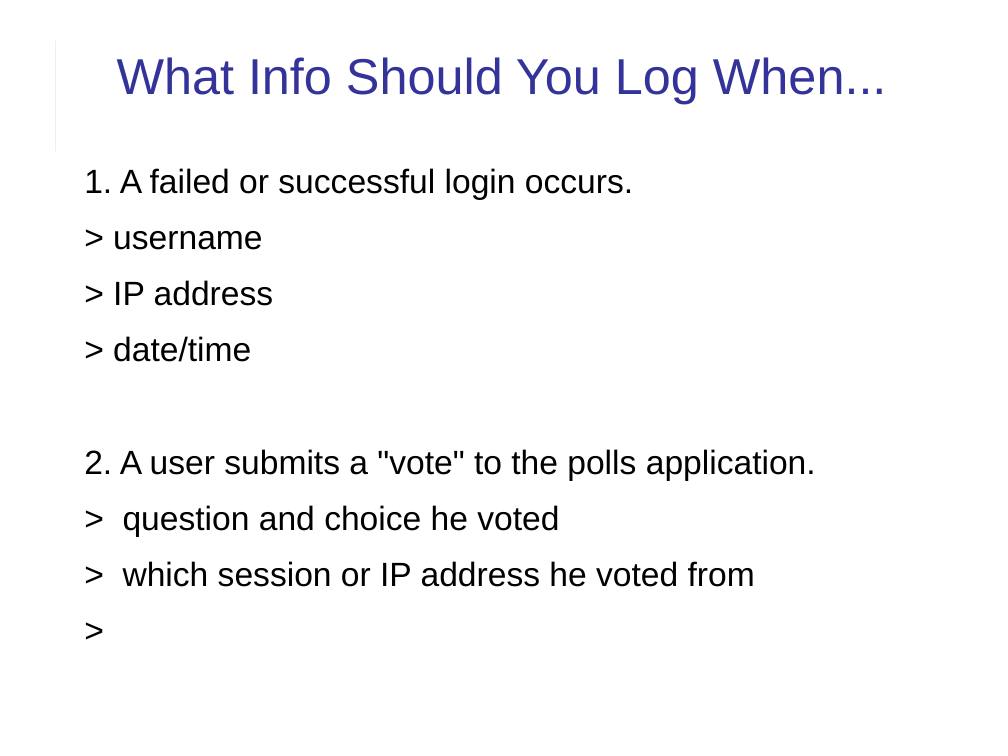
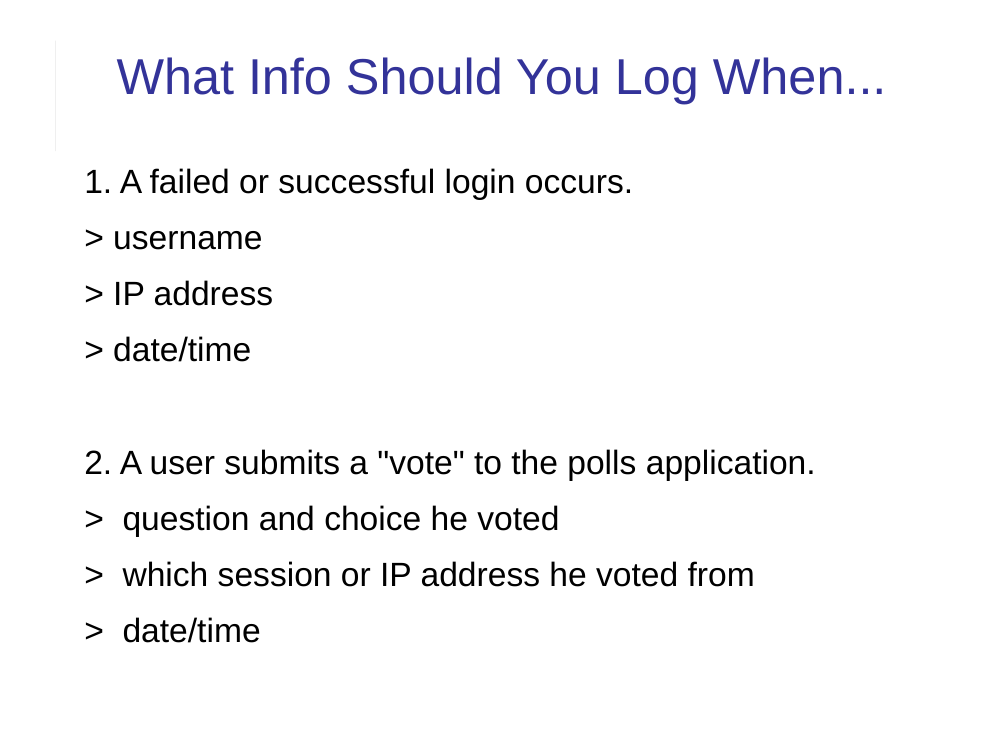
Before and after one commit to cpske/ISP, a slide deck: slide 32 of logging/Logging.ppt (slide 28 before the commit). Drawn at 1008x756 pixels with LibreOffice and Linux fonts; fonts in the diff are those of the drawing. Boxes give left, top, right and bottom in pixels: in the first picture for what was removed or moved away, otherwise in the second. Text is boxed around its words. In the diff, an @@ line names an element or a change of style, - is before the commit and + after.

```diff
--- a/logging/Logging.ppt
+++ b/logging/Logging.ppt
@@ text at (123,617,261,643): text changed @@
->
+> date/time
```
Also in this commit, not shown: 3 other slides changed, 5 slides added, 1 slide removed, 1 other file.
